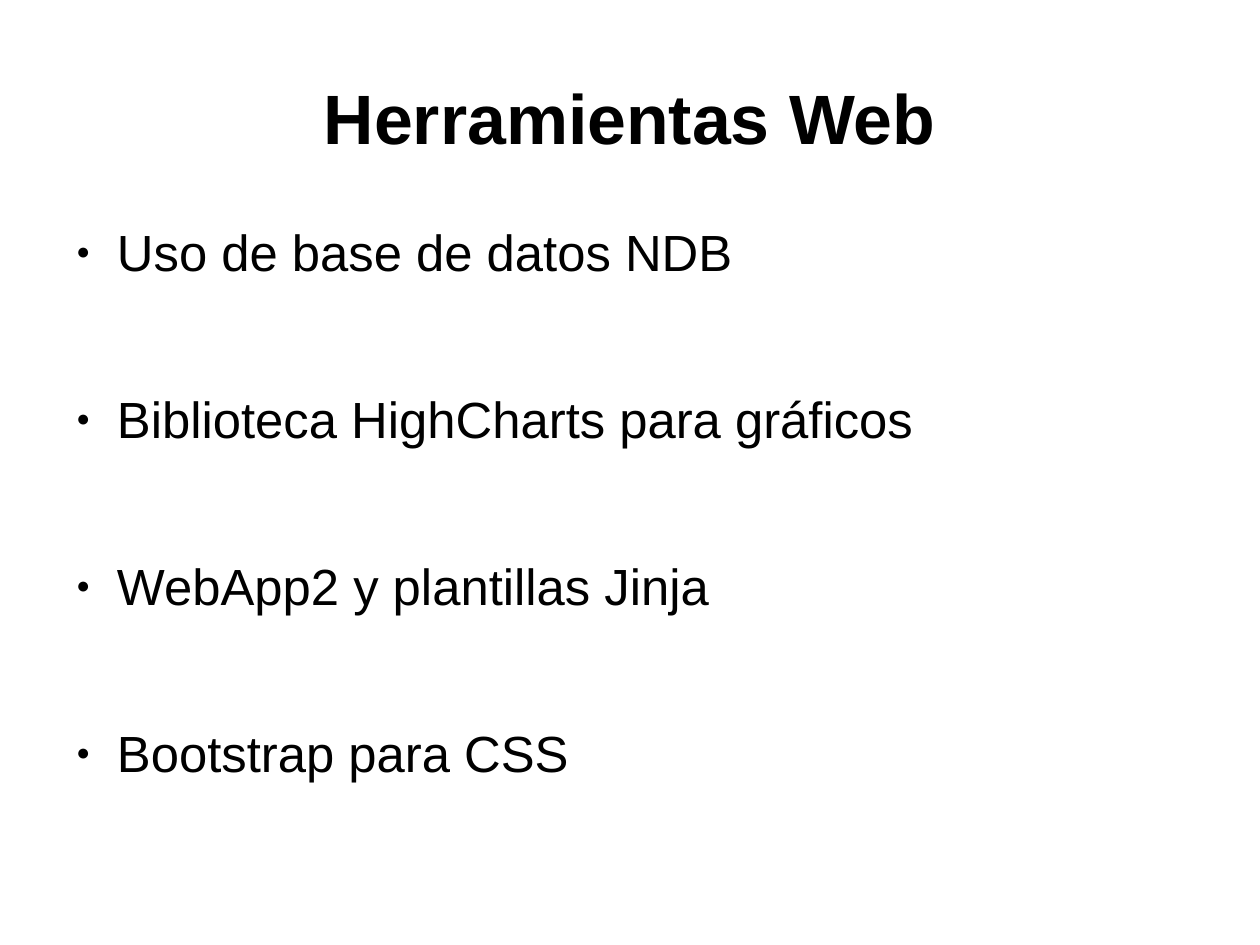
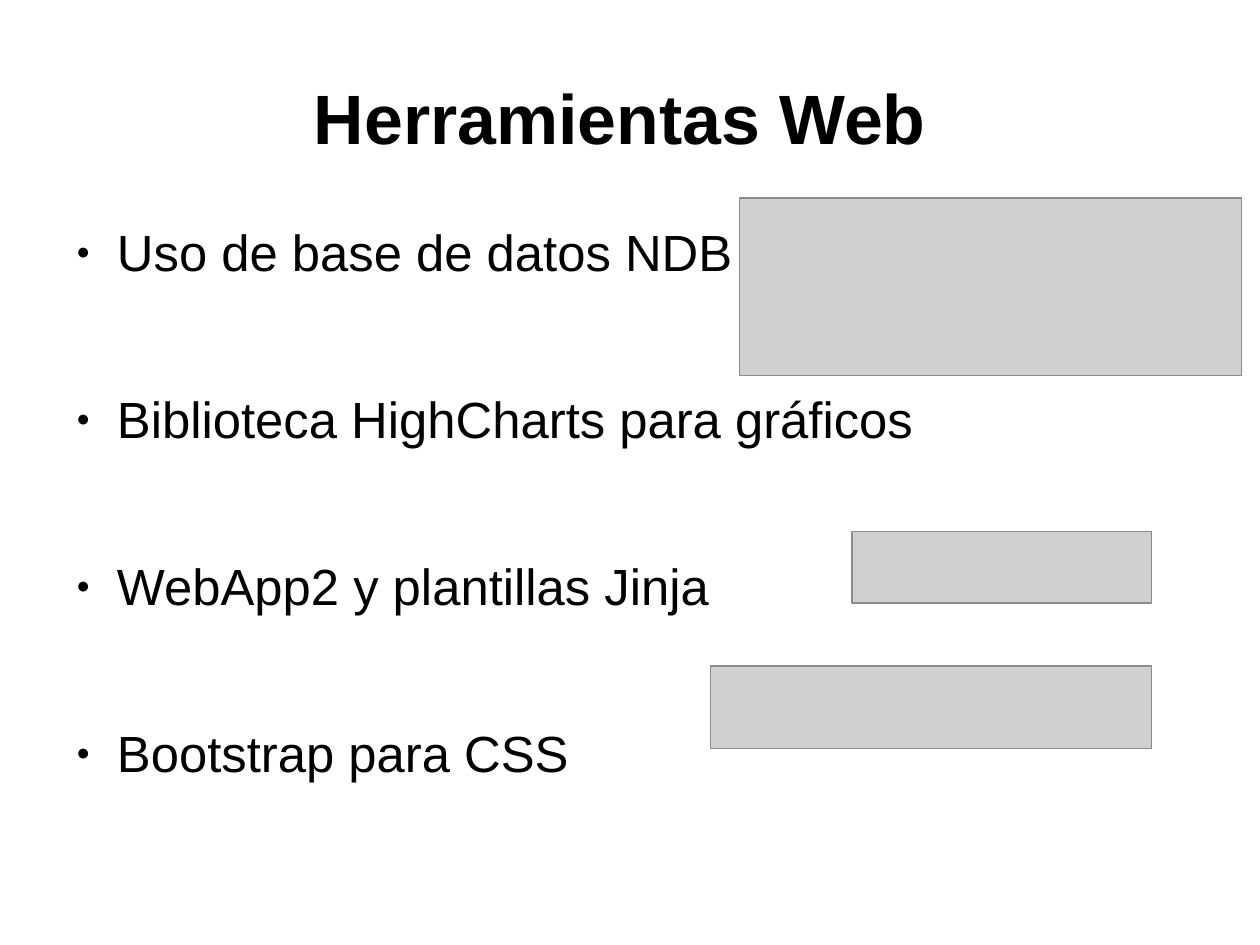
Before and after one commit to juanfranrv/PresentacionIV, a slide deck: slide 2 of presentacion.odp. Drawn at 1260x945 pixels with LibreOffice and Linux fonts; fonts in the diff are those of the drawing; grey boxes stand for pictures. Boxes give left, top, right and bottom in pixels: in the first picture for what was removed or moved away, otherwise in the second. Text is boxed around its words. In the diff, an @@ line names an element or a change of style, - is before the commit and + after.

```diff
--- a/presentacion.odp
+++ b/presentacion.odp
@@ title "Herramientas Web": place and size @@
-title "Herramientas Web" at bbox=[324, 93, 935, 145]
+title "Herramientas Web" at bbox=[314, 93, 925, 145]
@@ picture added at bbox=[740, 198, 1242, 376] @@
@@ picture added at bbox=[852, 532, 1151, 603] @@
@@ picture added at bbox=[710, 667, 1151, 749] @@
```
Also in this commit, not shown: 1 other slide changed.
